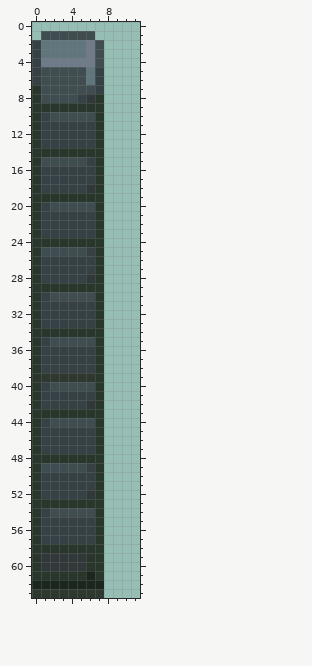
A pixel-art sprite gets an edit: data/tiles/sprites/brick/brick1000.png. The picture above is the old version.
The file is 64x64 pixels. Shown: x 0..11, y 0..63.
New version:
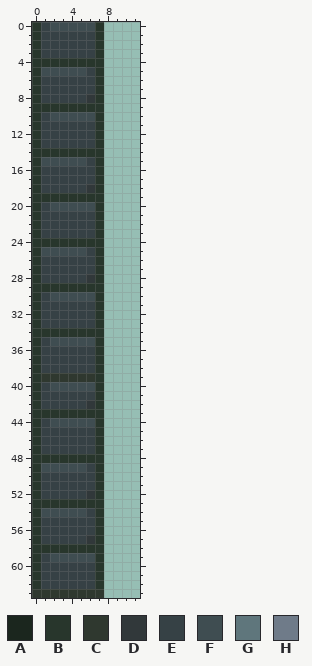
Palette (. is transparent): A #1b261e  B #28362c  C #2f382f  D #31383a  E #364145  F #3f4d51  G #5f767c  H #6f7b89
Change:
The edit adds colour B in rows 0 to 1 at x 0 and 7.
Colour A gives way to colour B in row 62 at x 0 and 7.
Colour E gives way to colour B in rows 2 to 4 at x 0; in rows 5 to 6 at x 0 and 7; in row 7 at x 7.
Colour F gives way to colour B in rows 2 to 4 at x 7.
Colour H gives way to colour B in row 4 at x 1 to 6.
Colour E gives way to colour D in row 57 at x 6.
The edit adds colour E in row 0 at x 1.
Colour A gives way to colour E in row 61 at x 6; in row 62 at x 1 to 6.
Colour B gives way to colour E in row 60 at x 6; in row 61 at x 1 to 5.
Colour D gives way to colour E in row 59 at x 1; in row 60 at x 1 to 5.
Colour F gives way to colour E in row 1 at x 1 to 6; in row 6 at x 1 to 5; in row 7 at x 1 to 6; in row 8 at x 1 to 4; in row 54 at x 6.
Colour G gives way to colour E in rows 2 to 3 at x 1 to 5; in rows 5 to 6 at x 6.
Colour H gives way to colour E in rows 2 to 3 at x 6.
The edit adds colour F in row 0 at x 2 to 6.
Colour B gives way to colour F in row 59 at x 6.
Colour D gives way to colour F in row 59 at x 2 to 5.
Colour E gives way to colour F in row 54 at x 1.
Pixel boxes of the changes (left, top, right, bottom) in both pictures:
changed: (32, 22, 104, 103)
changed: (32, 508, 104, 589)
